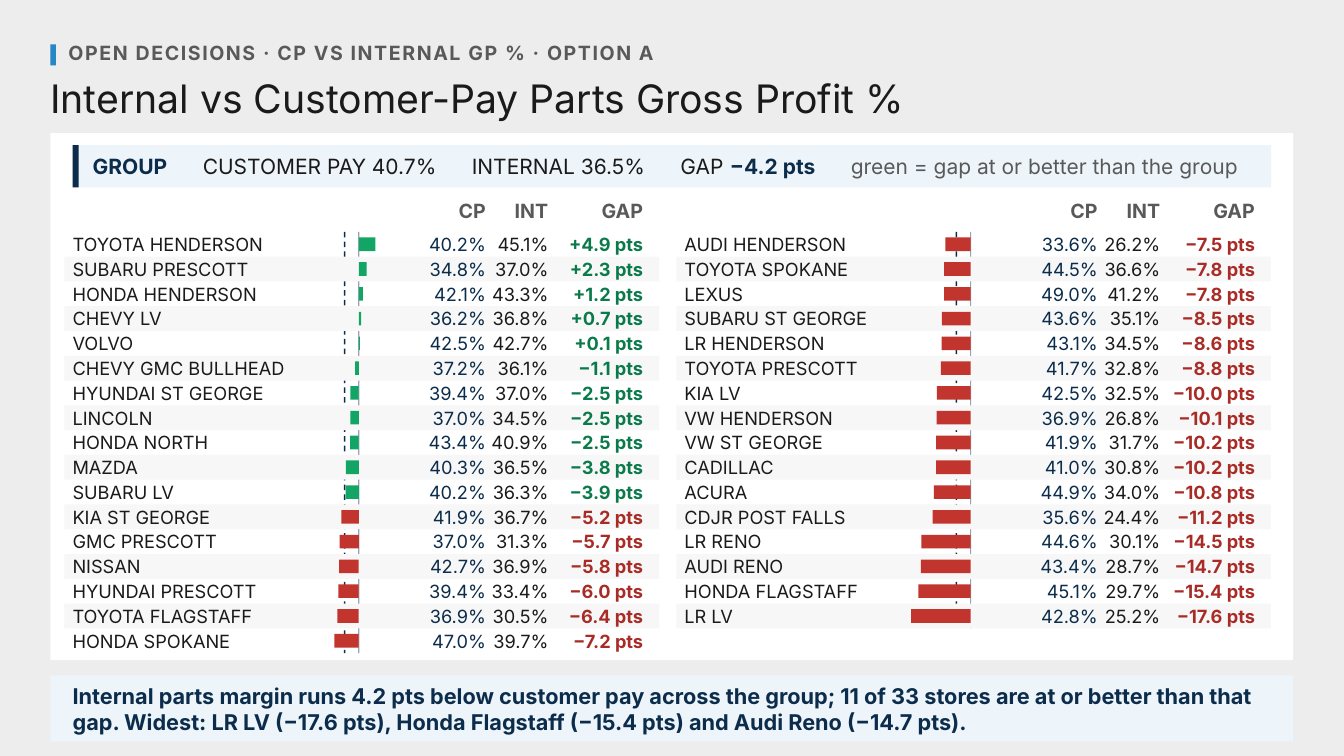
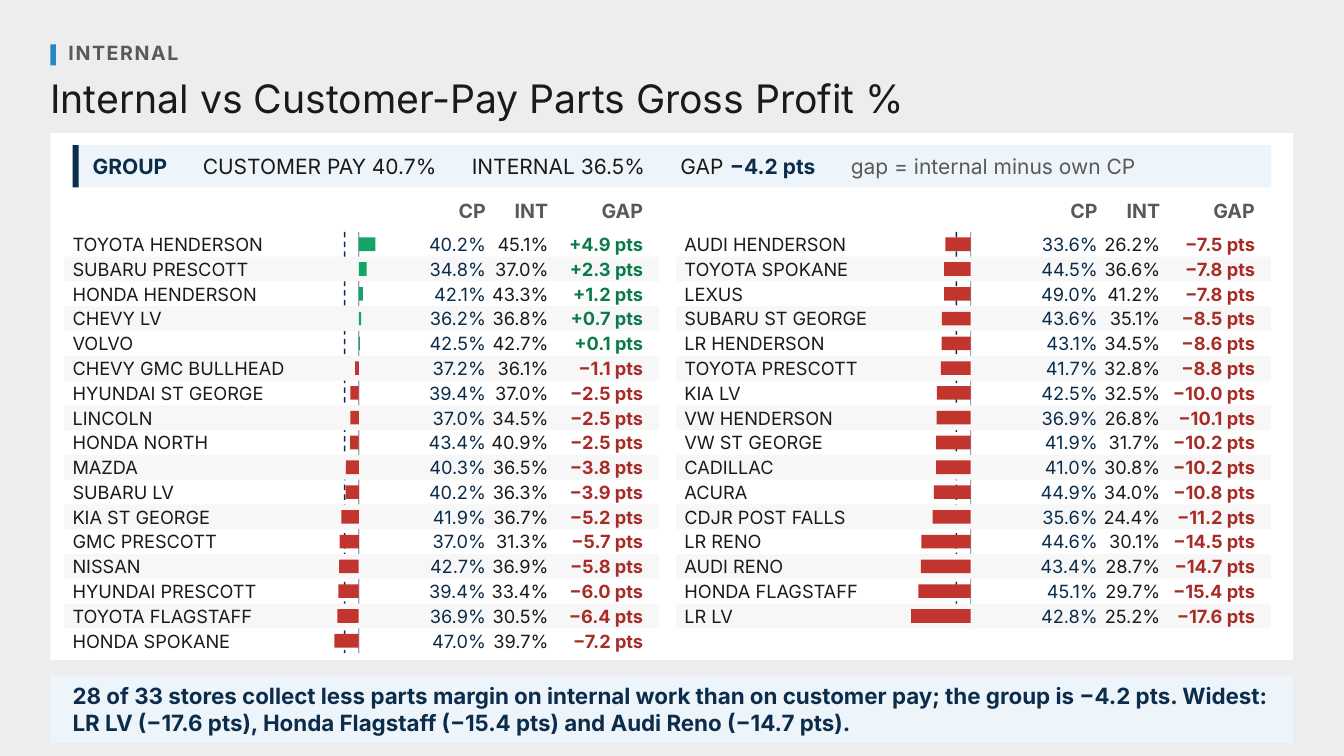
Before and after one commit to Ndresner/Noah, a slide deck: slide 122 of day2-deck/decks/Fixed Ops - Day 2 Example Test Deck.pptx (slide 166 before the commit). Drawn at 1344x756 pixels with LibreOffice and Linux fonts; fonts in the diff are those of the drawing. Boxes give left, top, right and bottom in pixels: in the first picture for what was removed or moved away, otherwise in the second. Text is boxed around its words. In the diff, an @@ line names an element or a change of style, - is before the commit and + after.

```diff
--- a/day2-deck/decks/Fixed Ops - Day 2 Example Test Deck.pptx
+++ b/day2-deck/decks/Fixed Ops - Day 2 Example Test Deck.pptx
@@ text at [68, 46, 178, 60]: text changed @@
-OPEN DECISIONS · CP VS INTERNAL GP % · OPTION A
+INTERNAL
@@ text at [93, 158, 1136, 179]: text changed @@
-GROUP CUSTOMER PAY 40.7% INTERNAL 36.5% GAP −4.2 pts green = gap at or better than the group
+GROUP CUSTOMER PAY 40.7% INTERNAL 36.5% GAP −4.2 pts gap = internal minus own CP
@@ fill #12A566 to #C2352F in 6 elements at [355, 361, 359, 375], [351, 386, 359, 400], [351, 411, 359, 425], [350, 436, 359, 450], [346, 461, 359, 475], [346, 485, 359, 499] @@
@@ text colour #0B7A4A to #A82B26 in 6 elements at [578, 361, 643, 379], [570, 386, 643, 404], [570, 411, 643, 429], [570, 435, 643, 453], [570, 460, 643, 478], [570, 485, 643, 503] @@
@@ text at [73, 687, 1267, 736]: text changed; size 15.5 to 16 pt @@
-Internal parts margin runs 4.2 pts below customer pay across the group; 11 of 33 stores are at or better than that gap. Widest: LR LV (−17.6 pts), Honda Flagstaff (−15.4 pts) and Audi Reno (−14.7 pts).
+28 of 33 stores collect less parts margin on internal work than on customer pay; the group is −4.2 pts. Widest: LR LV (−17.6 pts), Honda Flagstaff (−15.4 pts) and Audi Reno (−14.7 pts).
```
Also in this commit, not shown: 20 other slides changed, 5 slides added, 10 slides removed, 48 other files.
